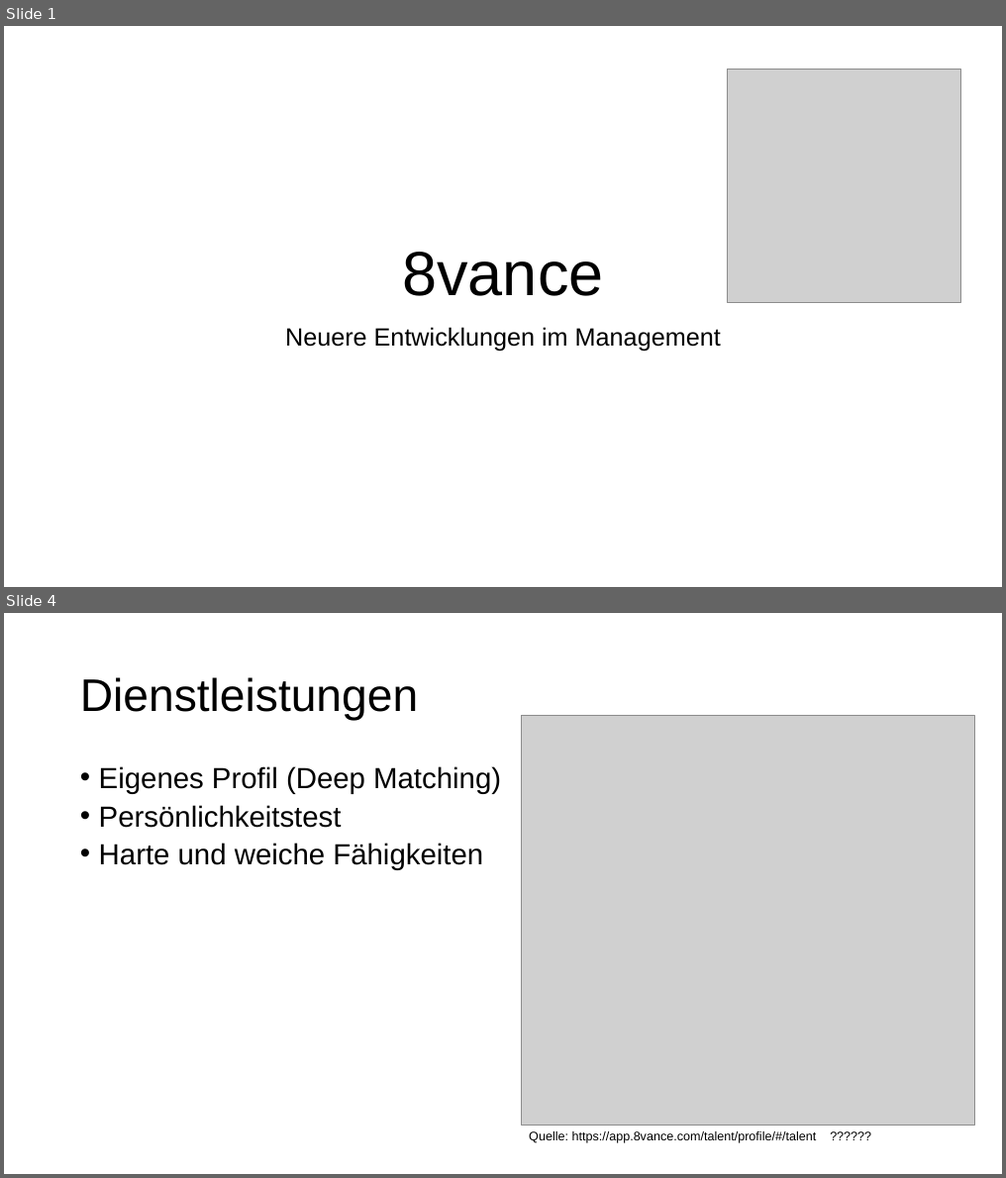
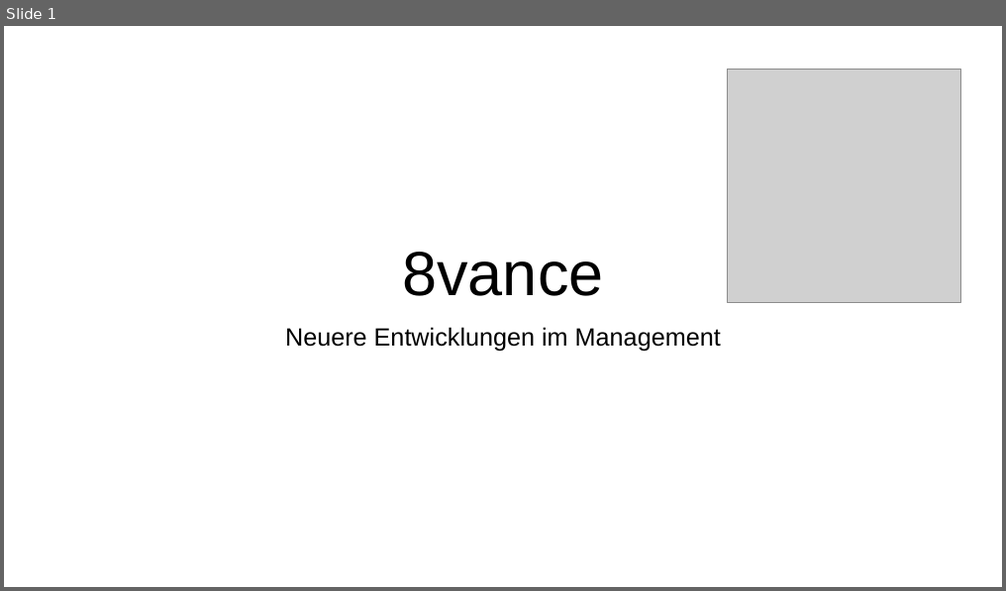
Before and after one commit to Fewa93/8vance, a slide deck: 8vance.pptx. Shown one above the other, each under a label of ours: slides 1 and 4 before the commit, slide 1 after it; the slides between them are not shown. The pictures are 1006x1178 and 1006x591 pixels, drawn with LibreOffice and Linux fonts; fonts in the diff are those of the drawing; grey boxes stand for pictures. Boxes give left, top, right and bottom in pixels: in the first picture for what was removed or moved away, otherwise in the second. Text is boxed around its words. In the diff, an @@ line names an element or a change of style, - is before the commit and + after.

```diff
--- a/8vance.pptx
+++ b/8vance.pptx
@@ slide 4 removed at (4,613,1002,1174), background #FFFFFF @@
@@ title removed at (80,677,418,721) @@
-Dienstleistungen
@@ picture removed at (522,715,975,1125) @@
@@ text removed at (99,766,501,870) @@
-• Eigenes Profil (Deep Matching)
-• Persönlichkeitstest
-• Harte und weiche Fähigkeiten
@@ text removed at (529,1132,817,1144) @@
-Quelle: https://app.8vance.com/talent/profile/#/talent ??????
```
Also in this commit, not shown: 9 slides changed, 10 slides added, 4 other slides removed, 8 other files.
